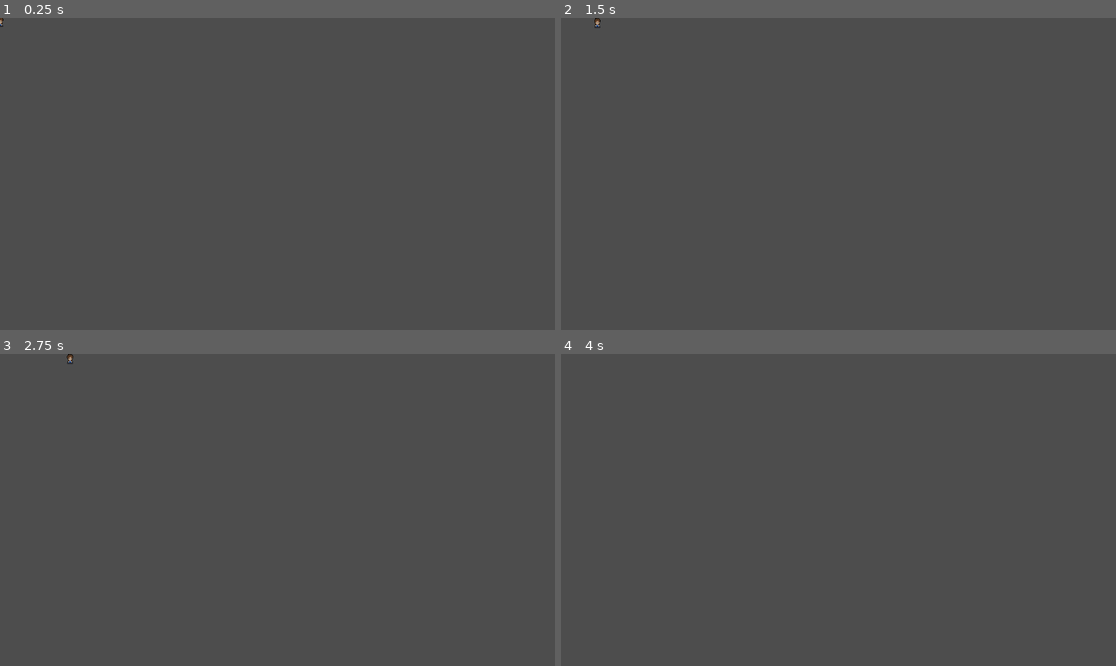
Above: before the commit, frames 1-4 (two rows, left to right).
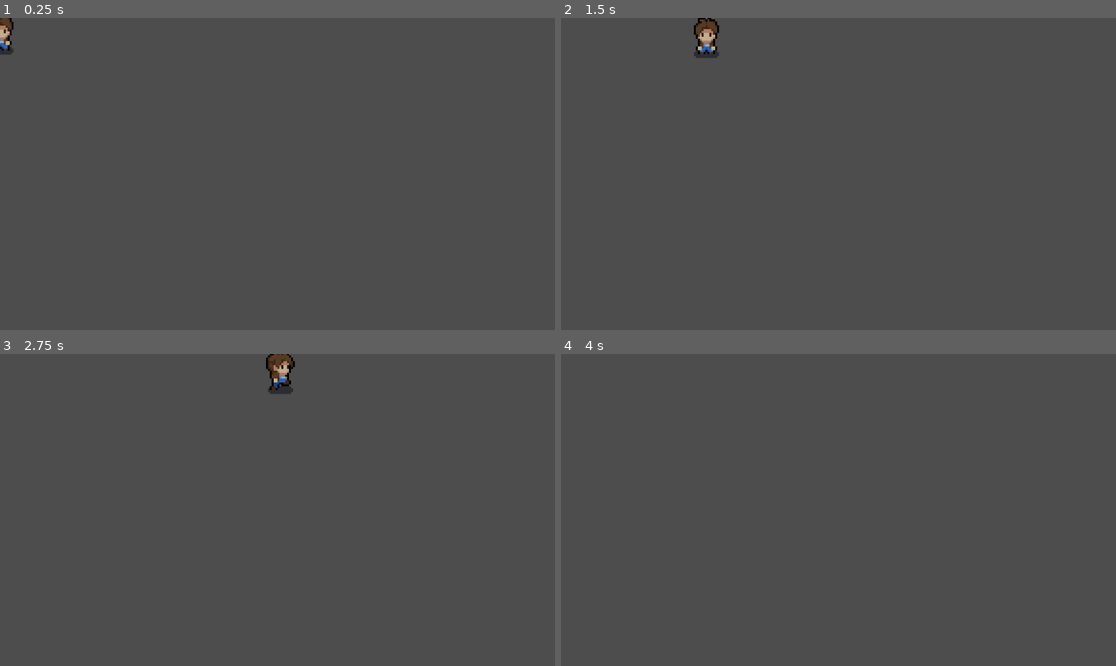
Above: after the commit, the same moments.

Repository: natphaan/calgaryhacks2024-topic3
Game: Godot game, scene res://scenes/player.tscn
Same seed, same stepped clock (60 frames per second), same inputs: the game is played once before the commit and once after it.
Inputs:
- Up to frame 1 (0.25 s): no input
- Up to frame 2 (1.5 s): tap Enter at 0.5 s; hold Right (ui_right) 0.53-1.28 s; hold Down (ui_down) from 1.28 s (still down)
- Up to frame 3 (2.75 s): release Down (ui_down) at 2.03 s; hold Right (ui_right) from 2.03 s (still down)
- Up to frame 4 (4 s): release Right (ui_right) at 2.78 s; hold Up (ui_up) 2.78-3.53 s; tap Space at 3.5 s; hold Left (ui_left) from 3.53 s (still down)

The runs differ from the first frame. In frame 1, 0.2% of the frame differs, in the area x 0-3%, y 0-12%; in frame 2, 0.5%; in frame 3, 0.6%, in the area x 12-54%, y 0-13%; in frame 4, nothing differs.

Commit message:
got animation to work with player movement

Diff:
--- a/project.godot
+++ b/project.godot
@@ -15,6 +15,45 @@
 config/features=PackedStringArray("4.2", "GL Compatibility")
 config/icon="res://art/icon.svg"
 
+[display]
+
+window/stretch/scale=4.0
+
+[input]
+
+ui_left={
+"deadzone": 0.5,
+"events": [Object(InputEventKey,"resource_local_to_scene":false,"resource_name":"","device":0,"window_id":0,"alt_pressed":false,"shift_pressed":false,"ctrl_pressed":false,"meta_pressed":false,"pressed":false,"keycode":4194319,"physical_keycode":0,"key_label":0,"unicode":0,"echo":false,"script":null)
+, Object(InputEventJoypadButton,"resource_local_to_scene":false,"resource_name":"","device":0,"button_index":13,"pressure":0.0,"pressed":false,"script":null)
+, Object(InputEventJoypadMotion,"resource_local_to_scene":false,"resource_name":"","device":0,"axis":0,"axis_value":-1.0,"script":null)
+, Object(InputEventKey,"resource_local_to_scene":false,"resource_name":"","device":-1,"window_id":0,"alt_pressed":false,"shift_pressed":false,"ctrl_pressed":false,"meta_pressed":false,"pressed":false,"keycode":0,"physical_keycode":65,"key_label":0,"unicode":97,"echo":false,"script":null)
+]
+}
+ui_right={
+"deadzone": 0.5,
+"events": [Object(InputEventKey,"resource_local_to_scene":false,"resource_name":"","device":0,"window_id":0,"alt_pressed":false,"shift_pressed":false,"ctrl_pressed":false,"meta_pressed":false,"pressed":false,"keycode":4194321,"physical_keycode":0,"key_label":0,"unicode":0,"echo":false,"script":null)
+, Object(InputEventJoypadButton,"resource_local_to_scene":false,"resource_name":"","device":0,"button_index":14,"pressure":0.0,"pressed":false,"script":null)
+, Object(InputEventJoypadMotion,"resource_local_to_scene":false,"resource_name":"","device":0,"axis":0,"axis_value":1.0,"script":null)
+, Object(InputEventKey,"resource_local_to_scene":false,"resource_name":"","device":-1,"window_id":0,"alt_pressed":false,"shift_pressed":false,"ctrl_pressed":false,"meta_pressed":false,"pressed":false,"keycode":0,"physical_keycode":68,"key_label":0,"unicode":100,"echo":false,"script":null)
+]
+}
+ui_up={
+"deadzone": 0.5,
+"events": [Object(InputEventKey,"resource_local_to_scene":false,"resource_name":"","device":0,"window_id":0,"alt_pressed":false,"shift_pressed":false,"ctrl_pressed":false,"meta_pressed":false,"pressed":false,"keycode":4194320,"physical_keycode":0,"key_label":0,"unicode":0,"echo":false,"script":null)
+, Object(InputEventJoypadButton,"resource_local_to_scene":false,"resource_name":"","device":0,"button_index":11,"pressure":0.0,"pressed":false,"script":null)
+, Object(InputEventJoypadMotion,"resource_local_to_scene":false,"resource_name":"","device":0,"axis":1,"axis_value":-1.0,"script":null)
+, Object(InputEventKey,"resource_local_to_scene":false,"resource_name":"","device":-1,"window_id":0,"alt_pressed":false,"shift_pressed":false,"ctrl_pressed":false,"meta_pressed":false,"pressed":false,"keycode":0,"physical_keycode":87,"key_label":0,"unicode":119,"echo":false,"script":null)
+]
+}
+ui_down={
+"deadzone": 0.5,
+"events": [Object(InputEventKey,"resource_local_to_scene":false,"resource_name":"","device":0,"window_id":0,"alt_pressed":false,"shift_pressed":false,"ctrl_pressed":false,"meta_pressed":false,"pressed":false,"keycode":4194322,"physical_keycode":0,"key_label":0,"unicode":0,"echo":false,"script":null)
+, Object(InputEventJoypadButton,"resource_local_to_scene":false,"resource_name":"","device":0,"button_index":12,"pressure":0.0,"pressed":false,"script":null)
+, Object(InputEventJoypadMotion,"resource_local_to_scene":false,"resource_name":"","device":0,"axis":1,"axis_value":1.0,"script":null)
+, Object(InputEventKey,"resource_local_to_scene":false,"resource_name":"","device":-1,"window_id":0,"alt_pressed":false,"shift_pressed":false,"ctrl_pressed":false,"meta_pressed":false,"pressed":false,"keycode":0,"physical_keycode":83,"key_label":0,"unicode":115,"echo":false,"script":null)
+]
+}
+
 [rendering]
 
 textures/canvas_textures/default_texture_filter=0
--- a/scenes/player.tscn
+++ b/scenes/player.tscn
@@ -420,5 +420,5 @@
 
 [node name="AnimatedSprite2D" type="AnimatedSprite2D" parent="CollisionShape2D"]
 sprite_frames = SubResource("SpriteFrames_5qeug")
-animation = &"front_idle"
-frame_progress = 0.781783
+animation = &"back_walk"
+frame_progress = 0.587708
--- a/scripts/player.gd
+++ b/scripts/player.gd
@@ -2,6 +2,11 @@
 
 
 const SPEED = 100.0
+var current_direction = "none"
+
+func _ready():
+	# this function makes it do the front idle animation when you first run the game
+	$CollisionShape2D/AnimatedSprite2D.play("front_idle")
 
 func _physics_process(delta):
 	player_movement(delta)
@@ -9,24 +14,66 @@
 func player_movement(delta):
 
 	if Input.is_action_pressed("ui_right"):
+		current_direction = "right"
+		play_animation(1)
 		velocity.x = SPEED
 		velocity.y = 0
 
 	elif Input.is_action_pressed("ui_left"):
+		current_direction = "left"
+		play_animation(1)
 		velocity.x = -SPEED
 		velocity.y = 0
 
 	elif Input.is_action_pressed("ui_up"):
+		current_direction = "up"
+		play_animation(1)
 		velocity.x = 0
 		velocity.y = -SPEED
 
 	elif Input.is_action_just_pressed("ui_down"):
+		current_direction = "down"
+		play_animation(1)
+		velocity.y = SPEED
 		velocity.x = 0
-		velocity.y = SPEED
 
 
 	else:
+		play_animation(0)
 		velocity.x = 0
 		velocity.y = 0
 
 	move_and_slide()
+
+
+
+func play_animation(movement):
+	var dir = current_direction
+	var animation = $CollisionShape2D/AnimatedSprite2D
+	if dir == "right":
+		animation.flip_h = false
+		if movement == 1:
+			animation.play("side_walk")
+		elif movement == 0:
+			animation.play("side_idle")
+
+	if dir == "left":
+		animation.flip_h = true
+		if movement == 1:
+			animation.play("side_walk")
+		elif movement == 0:
+			animation.play("side_idle")
+
+	if dir == "up":
+		animation.flip_h = true
+		if movement == 1:
+			animation.play("back_walk")
+		elif movement == 0:
+			animation.play("back_idle")
+
+	if dir == "down":
+		animation.flip_h = false
+		if movement == 1:
+			animation.play("front_walk")
+		elif movement == 0:
+			animation.play("front_idle")
